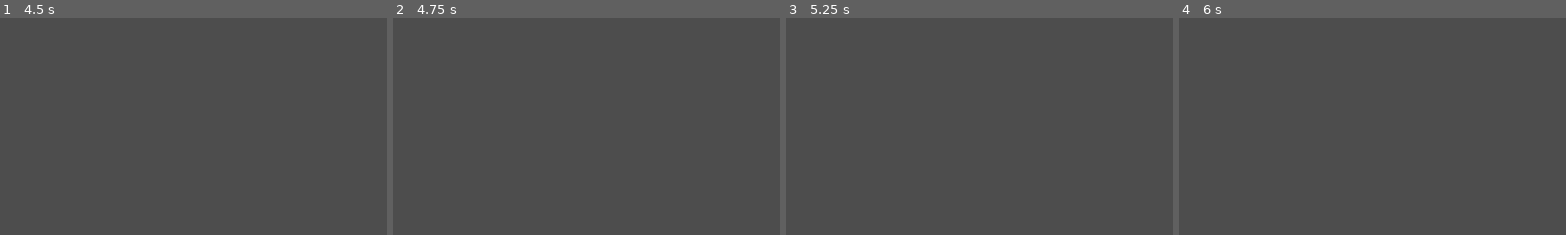
Above: before the commit, frames 1-4 (left to right).
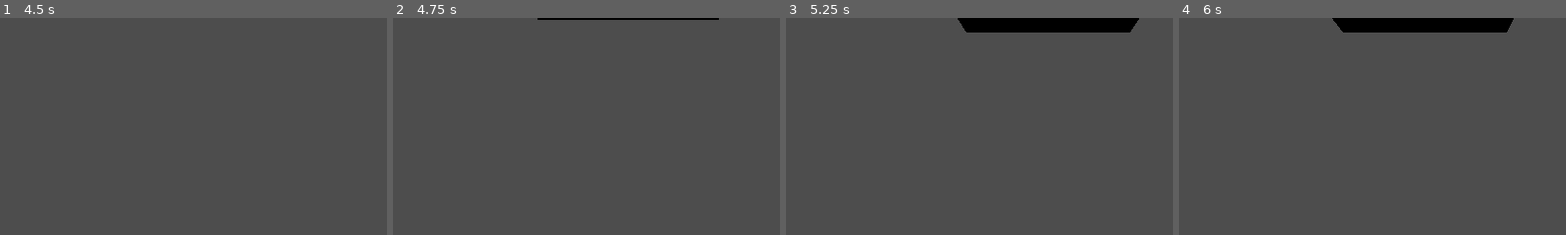
Above: after the commit, the same moments.

Repository: HeOpen/TFG_Geometricks
Game: Godot game, scene res://scenes/01_base.tscn
Two runs of this game, one before a commit and one after it. Both use one fixed random seed, a clock stepped at 60 frames per second and the inputs below.
Inputs:
- Up to frame 1 (4.5 s): hold D (move_right) 0.53-1.28 s; tap S (cam_down) at 0.6 s; tap Space (jump) at 0.77, 1.52, 3.02, 3.77 s; hold Down (move_back) 1.28-2.03 s; tap Q (cam_left) at 1.35 s; hold D (move_right) 2.03-2.78 s; tap E (cam_right) at 2.1 s; hold Up (move_forward) 2.78-3.53 s; tap Z (cam_roll_left) at 2.85 s; hold A (move_left) from 3.53 s (still down); tap C (cam_roll_right) at 3.6 s; tap Enter at 4.25 s; tap W (cam_up) at 4.35 s
- Up to frame 2 (4.75 s): keep holding A (move_left); tap Space (jump) at 4.52 s
- Up to frame 3 (5.25 s): release A (move_left) at 5.03 s; hold Down (move_back) from 5.03 s (still down); tap S (cam_down) at 5.1 s
- Up to frame 4 (6 s): tap Space (jump) at 5.75 s; release Down (move_back) at 5.78 s; hold D (move_right) from 5.78 s (still down); tap Q (cam_left) at 5.85 s
The pictures show only the part of the screen within x 16-66%, y 0-50%; the shares and areas given below are measured in that part.

Frame 1 is identical in both runs. In frame 2, 0.4% of the frame differs, in the area x 37-85%, y 0-1%; in frame 3, 3.0%, in the area x 44-92%, y 0-7%; in frame 4, 3.0%.

Commit message:
Primera prueba con assets de blender
Added: carpeta assets

Added: cubo generado en blender

Added: escena 5 -> primera prueba con assets, quitando CSGs

Updated: script bola -> limites del cubo para que no caiga al infinito

Updated: script de camara -> no funciona pero era para alejarla

Diff:
--- /dev/null
+++ b/scenes/05_cubo_blender.tscn
@@ -0,0 +1,44 @@
+[gd_scene format=3 uid="uid://dmx2yyfj4h3w7"]
+
+[ext_resource type="Script" uid="uid://c1fivuega5tu" path="res://scripts/bola.gd" id="1_m5h14"]
+[ext_resource type="Script" uid="uid://dwdwmxt0jj7re" path="res://scripts/camera_3d.gd" id="2_pj85s"]
+[ext_resource type="PackedScene" uid="uid://bj0qcpy8gnbaj" path="res://assets/Cubo.glb" id="3_pj85s"]
+
+[sub_resource type="SphereShape3D" id="SphereShape3D_20vo2"]
+
+[sub_resource type="SphereMesh" id="SphereMesh_tyffc"]
+
+[sub_resource type="Environment" id="Environment_16fgm"]
+ambient_light_source = 1
+ambient_light_color = Color(1, 1, 1, 1)
+
+[node name="Node3D" type="Node3D" unique_id=102578322]
+
+[node name="CharacterBody3D" type="CharacterBody3D" parent="." unique_id=19656811]
+transform = Transform3D(0.8, 0, 0, 0, 0.8, 0, 0, 0, 0.8, 0, 0, 9)
+script = ExtResource("1_m5h14")
+cube_half_size = 9.5
+
+[node name="CollisionShape3D" type="CollisionShape3D" parent="CharacterBody3D" unique_id=1100012187]
+shape = SubResource("SphereShape3D_20vo2")
+
+[node name="MeshInstance3D" type="MeshInstance3D" parent="CharacterBody3D" unique_id=1692433396]
+mesh = SubResource("SphereMesh_tyffc")
+
+[node name="Camera3D" type="Camera3D" parent="CharacterBody3D" unique_id=1353515763]
+transform = Transform3D(1.25, 0, 0, 0, 1.25, 0, 0, 0, 1.25, 0, 0, 10)
+projection = 1
+size = 10.0
+script = ExtResource("2_pj85s")
+distance = 50.0
+
+[node name="DirectionalLight3D" type="DirectionalLight3D" parent="CharacterBody3D/Camera3D" unique_id=1201484538]
+transform = Transform3D(1, 0, 0, 0, 0.9396925, 0.3420201, 0, -0.3420201, 0.9396925, 0, 1, 0)
+light_energy = 0.25
+shadow_enabled = true
+
+[node name="WorldEnvironment" type="WorldEnvironment" parent="." unique_id=1408877187]
+environment = SubResource("Environment_16fgm")
+
+[node name="Cubo" parent="." unique_id=802290731 instance=ExtResource("3_pj85s")]
+transform = Transform3D(-4.371139e-08, 0, -1, 0, 1, 0, 1, 0, -4.371139e-08, 0, 0, 0)
--- a/scripts/bola.gd
+++ b/scripts/bola.gd
@@ -3,6 +3,8 @@
 const SPEED = 5.0
 const JUMP_VELOCITY = 5.0
 const GRAVITY_STRENGTH = 9.8
+
+@export var cube_half_size: float = 10.0
 
 @onready var camera = $Camera3D
 
@@ -41,3 +43,11 @@
 
 	up_direction = up
 	move_and_slide()
+
+	# Mantener al player dentro del cubo
+	var pos = global_position
+	global_position = Vector3(
+		clamp(pos.x, -cube_half_size, cube_half_size),
+		clamp(pos.y, -cube_half_size, cube_half_size),
+		clamp(pos.z, -cube_half_size, cube_half_size)
+	)
--- a/scripts/camera_3d.gd
+++ b/scripts/camera_3d.gd
@@ -1,12 +1,12 @@
 extends Camera3D
 
 var target: Node3D
-var distance: float
+@export var distance: float = 10.0
 var orientation: Basis
 
 func _ready() -> void:
 	target = get_parent()
-	distance = global_position.distance_to(target.global_position)
+	global_position = target.global_position + Vector3(0, 0, distance)
 	look_at(target.global_position, Vector3.UP)
 	orientation = global_transform.basis
 
@@ -23,6 +23,5 @@
 		orientation = Basis(orientation.z.normalized(), deg_to_rad(-90)) * orientation
 	if Input.is_action_just_pressed("cam_roll_right"):
 		orientation = Basis(orientation.z.normalized(), deg_to_rad(90)) * orientation
-
 	global_position = target.global_position + orientation.z * distance
 	global_transform.basis = orientation
Binary file added: assets/Cubo.glb
Not shown, added: assets/Cubo.glb.import
